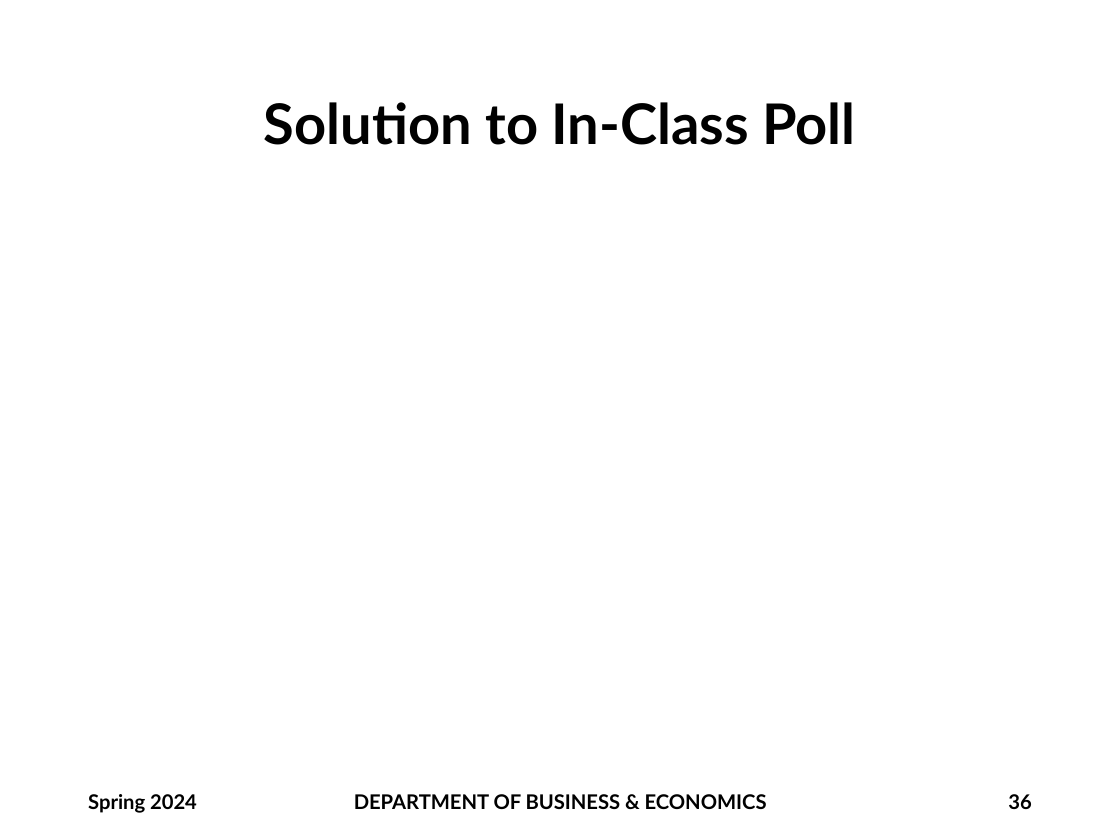
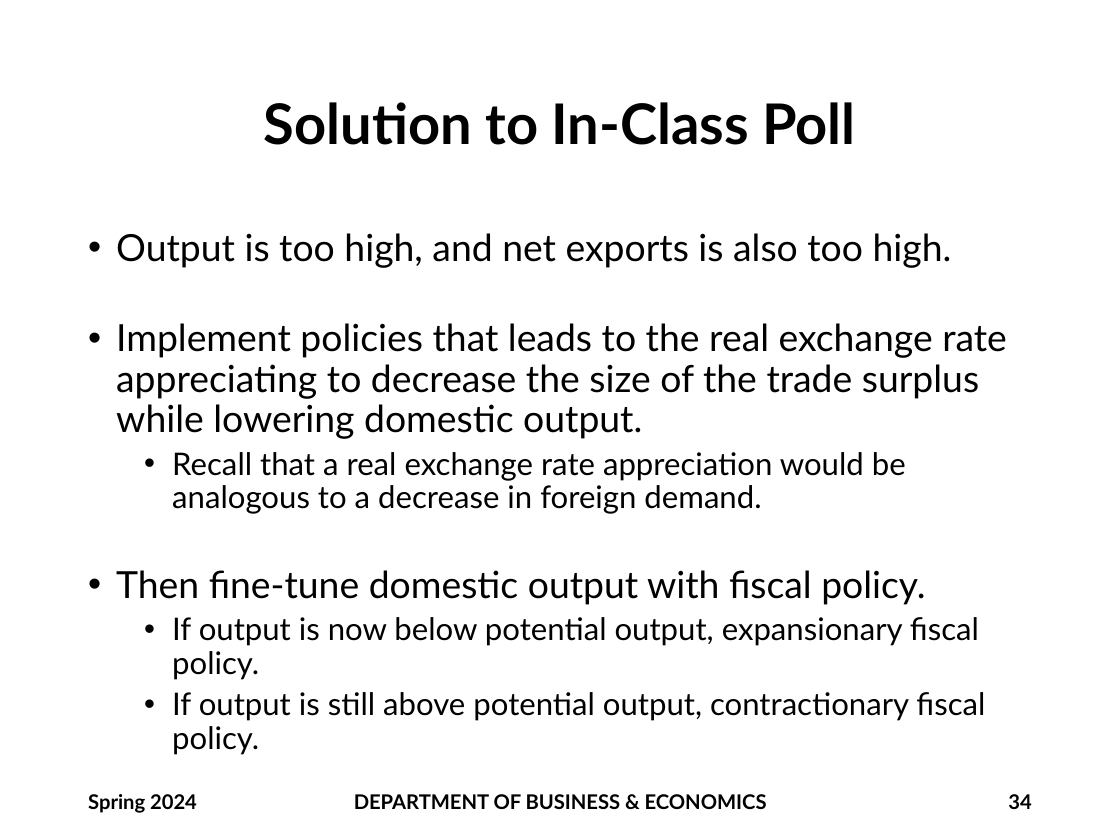
Before and after one commit to brianhwpark/brianhwpark.github.io, a slide deck: slide 34 of files/teaching-resources/monmouthcollege-econ-301/econ-301-s2024/econ-301-s2024-lecture-note/ECON301-S2024-LEC15.pptx (slide 36 before the commit). Drawn at 1120x840 pixels with LibreOffice and Linux fonts; fonts in the diff are those of the drawing; grey boxes stand for pictures; background and template pictures are left out. Boxes give left, top, right and bottom in pixels: in the first picture for what was removed or moved away, otherwise in the second. Text is boxed around its words. In the diff, an @@ line names an element or a change of style, - is before the commit and + after.

```diff
--- a/files/teaching-resources/monmouthcollege-econ-301/econ-301-s2024/econ-301-s2024-lecture-note/ECON301-S2024-LEC15.pptx
+++ b/files/teaching-resources/monmouthcollege-econ-301/econ-301-s2024/econ-301-s2024-lecture-note/ECON301-S2024-LEC15.pptx
@@ text added at [116, 233, 1007, 755], 24 pt, text #000000 @@
+• Output is too high, and net exports is also too high.
+• Implement policies that leads to the real exchange rate appreciating to decrease the size of the trade surplus while lowering domestic output.
+  • Recall that a real exchange rate appreciation would be analogous to a decrease in foreign demand.
+• Then fine-tune domestic output with fiscal policy.
+  • If output is now below potential output, expansionary fiscal policy.
+  • If output is still above potential output, contractionary fiscal policy.
@@ page number at [1008, 794, 1031, 809]: text changed @@
-36
+34
```
Also in this commit, not shown: 2 other slides changed, 2 slides removed, 2 other files.
